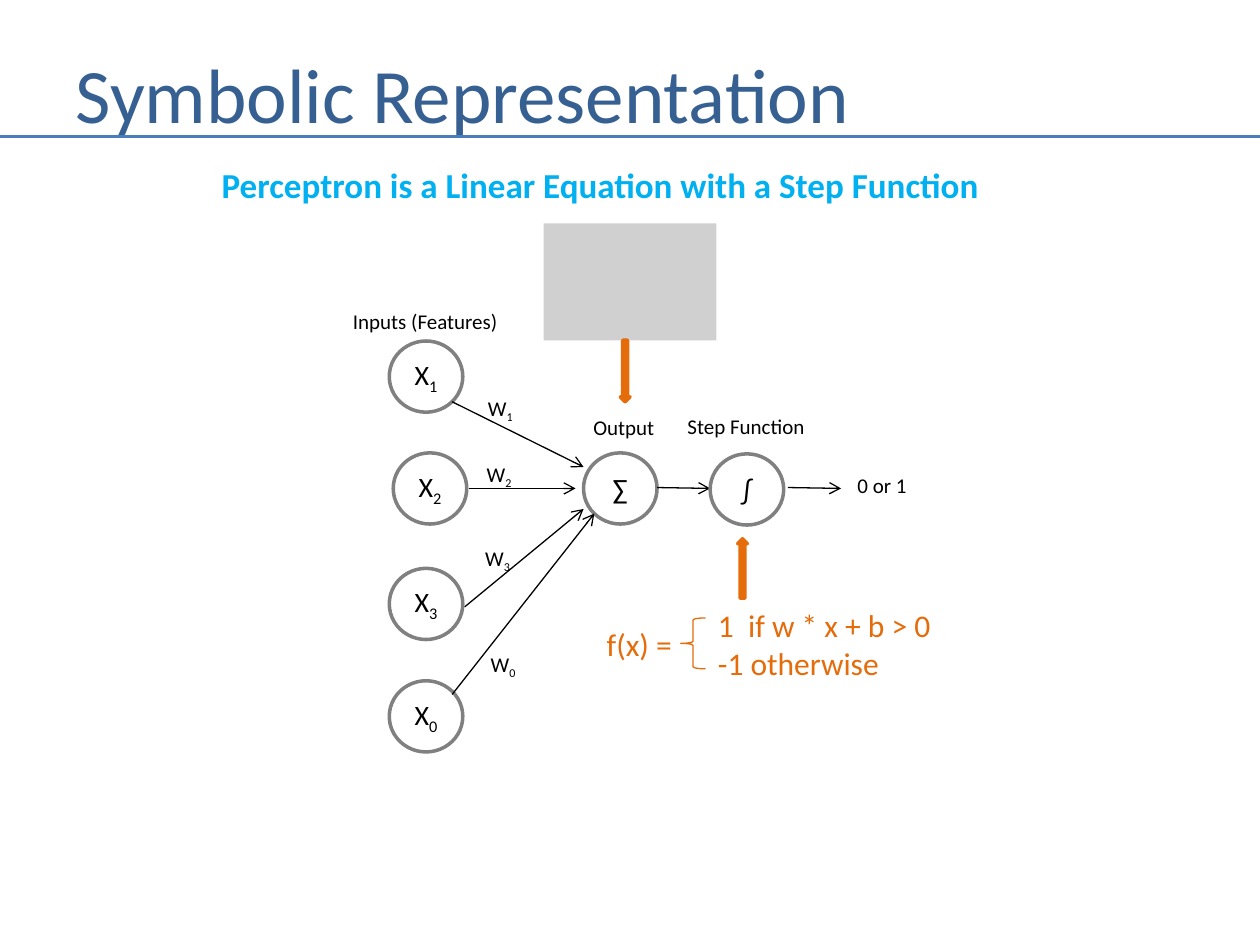
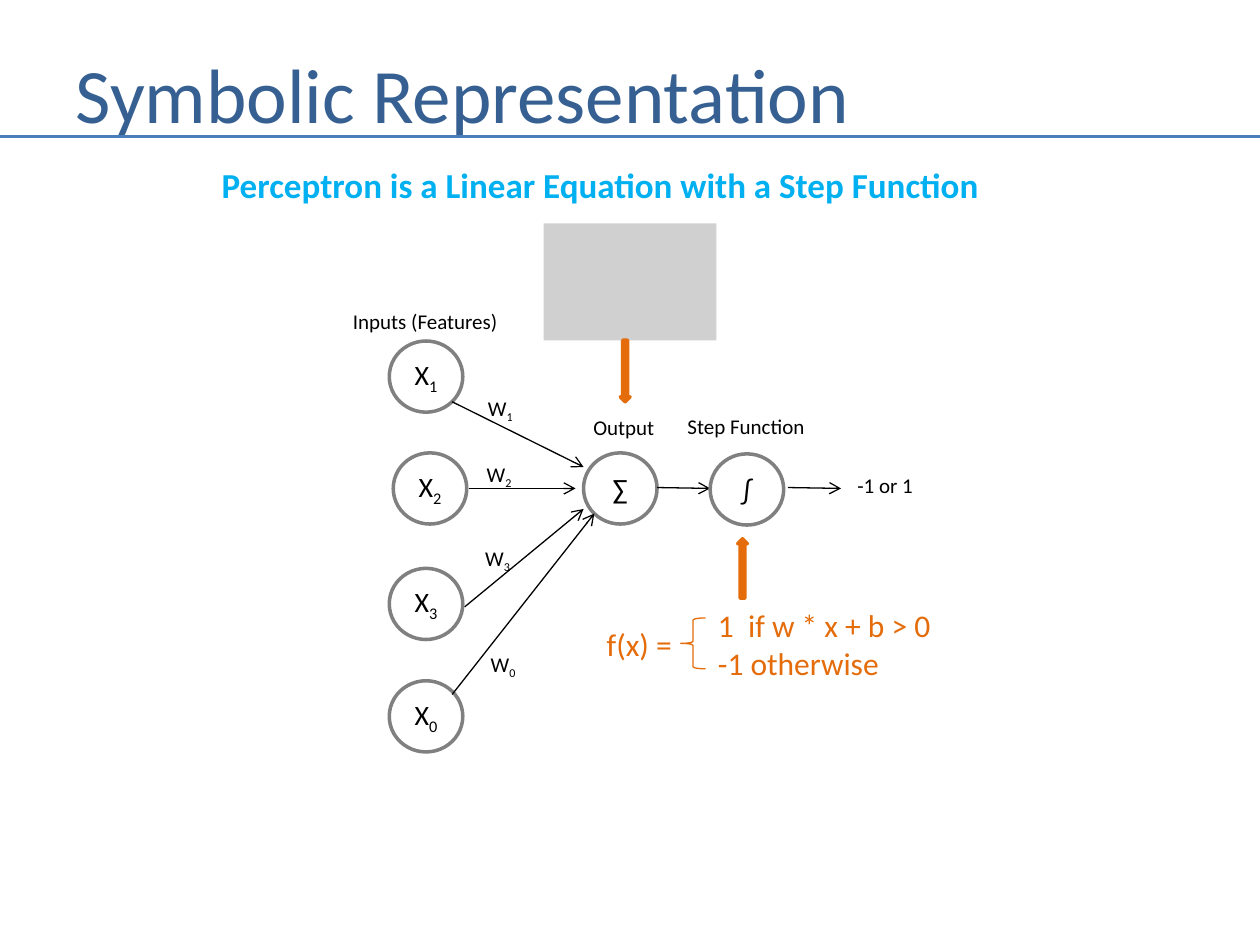
Before and after one commit to andrewferlitsch/Portland-Data-Science-Group, a slide deck: slide 6 of Presentations/ML - Perceptron.pptx. Drawn at 1260x945 pixels with LibreOffice and Linux fonts; fonts in the diff are those of the drawing; grey boxes stand for pictures. Boxes give left, top, right and bottom in pixels: in the first picture for what was removed or moved away, otherwise in the second. Text is boxed around its words. In the diff, an @@ line names an element or a change of style, - is before the commit and + after.

Commit message:
fix typo

```diff
--- a/Presentations/ML - Perceptron.pptx
+++ b/Presentations/ML - Perceptron.pptx
@@ text at [857,479,913,493]: text changed @@
-0 or 1
+-1 or 1
```
